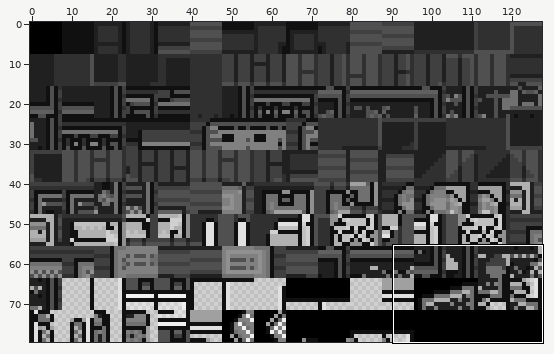
Sprite sheet -- data/tilesets/primary/ikigai_office/tiles.png. The first picture is a wide view before the edit; the outline marks the close-up.
Close-up. Before the commit:
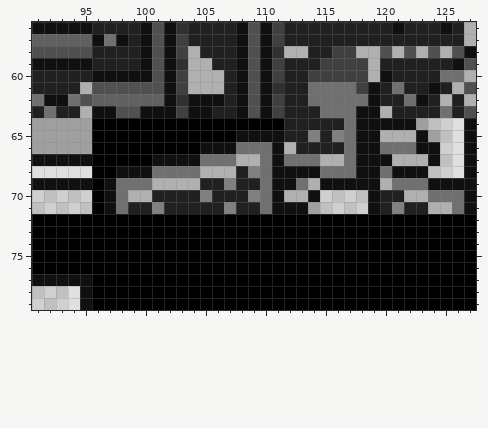
The file is 128x80 pixels. Shown: x 91..127, y 56..79.
Now the later version:
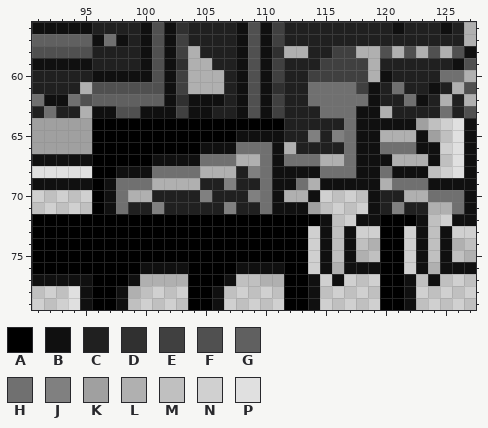
Palette (. is transparent): A #000000  B #101010  C #202020  D #303030  E #404040  F #505050  G #606060  H #707070  J #808080  K #a0a0a0  L #b0b0b0  M #c0c0c0  N #d0d0d0  P #e0e0e0
Difference:
@@ x 91..127 @@
 71 MNMNMABHCCJCCCCCJCCHBBBKMNMNBCJCCLLHB
-72 AAAAAAAAAAAAAAAAAAAAAAAAAAAAAAAAAAAAA
-73 AAAAAAAAAAAAAAAAAAAAAAAAAAAAAAAAAAAAA
-74 AAAAAAAAAAAAAAAAAAAAAAAAAAAAAAAAAAAAA
-75 AAAAAAAAAAAAAAAAAAAAAAAAAAAAAAAAAAAAA
-76 AAAAAAAAAAAAAAAAAAAAAAAAAAAAAAAAAAAAA
-77 BBBBBAAAAAAAAAAAAAAAAAAAAAAAAAAAAAAAA
-78 MNMPBAAAAAAAAAAAAAAAAAAAAAAAAAAAAAAAA
-79 NMNPBAAAAAAAAAAAAAAAAAAAAAAAAAAAAAAAA
+72 AAAAAAAAAAAAAAAAAAAAAAAABMNBBAAABMNBB
+73 AAAAAAAAAAAAAAAAAAAAAAANBMBNNAANBMBNN
+74 AAAAAAAAAAAAAAAAAAAAAAANBMBMLAANBMBLM
+75 AAAAAAAAAAAAAAAAAAAAAAANBMBLMAANBMBML
+76 AAAAAAAAABBBBAAAABBBBAANBLBBBAANBLBBB
+77 BBBBBAAABLLLLAAABMMLLAABNBNMNAABMBMNM
+78 MNMPBAABLMNMNAABMNMNMAABMNMNMAABNMNMN
+79 NMNPBAABMNMNMAABNMNMNAABNMNMNAABMNMNM
Boxes around the changes in both close-ups, in picture pixels (x1, y1, x2, y2):
changed: (116, 214, 476, 310)
